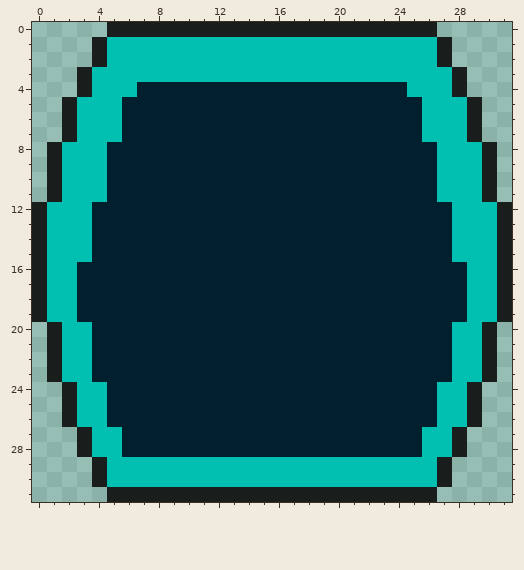
Edited in one commit: pixel-art sprite (Assets/Project/Sprites/UI/SelectedInventoryMenuSlot.png). The picture above was drawn from the file before the commit.
The file is 32x32 pixels.
And afterwards:
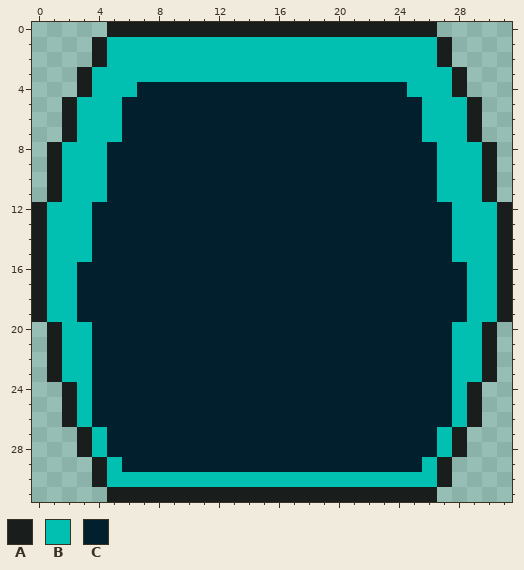
Palette (. is transparent): A #191e1d  B #01c0b1  C #021f2d
From old to new:
{"y":24,"x":4,"old":"B","new":"C"}
{"y":24,"x":27,"old":"B","new":"C"}
{"y":25,"x":4,"old":"B","new":"C"}
{"y":25,"x":27,"old":"B","new":"C"}
{"y":26,"x":4,"old":"B","new":"C"}
{"y":26,"x":27,"old":"B","new":"C"}
{"y":27,"x":5,"old":"B","new":"C"}
{"y":27,"x":26,"old":"B","new":"C"}
{"y":28,"x":5,"old":"B","new":"C"}
{"y":28,"x":26,"old":"B","new":"C"}
{"y":29,"x":6,"old":"BBBBBBBBBBBBBBBBBBBB","new":"CCCCCCCCCCCCCCCCCCCC"}
